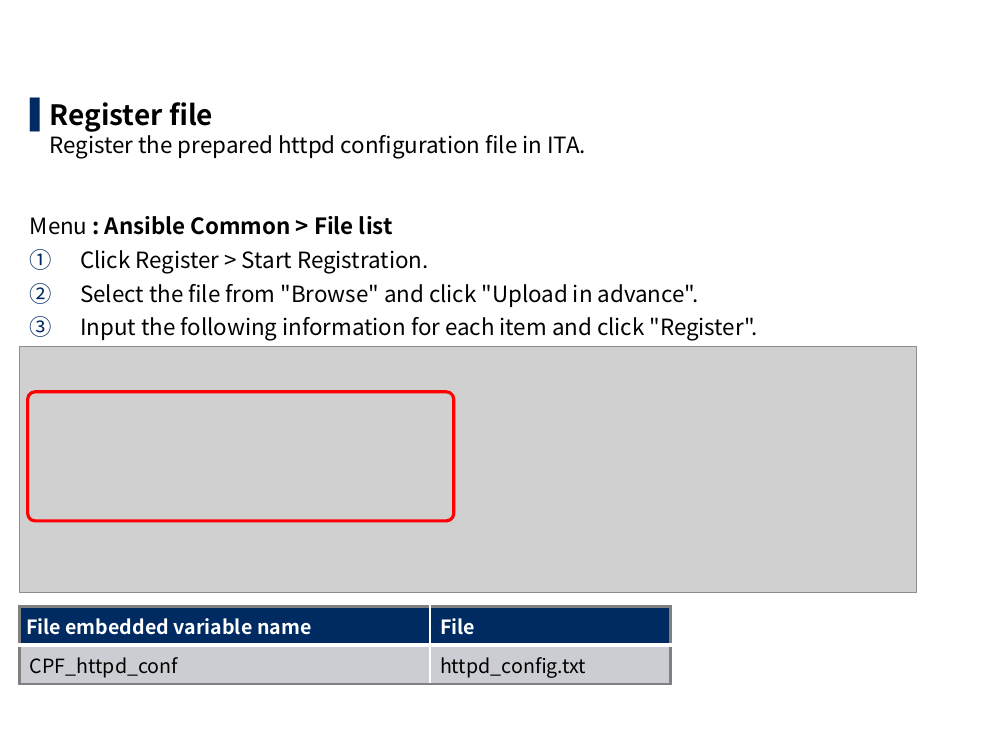
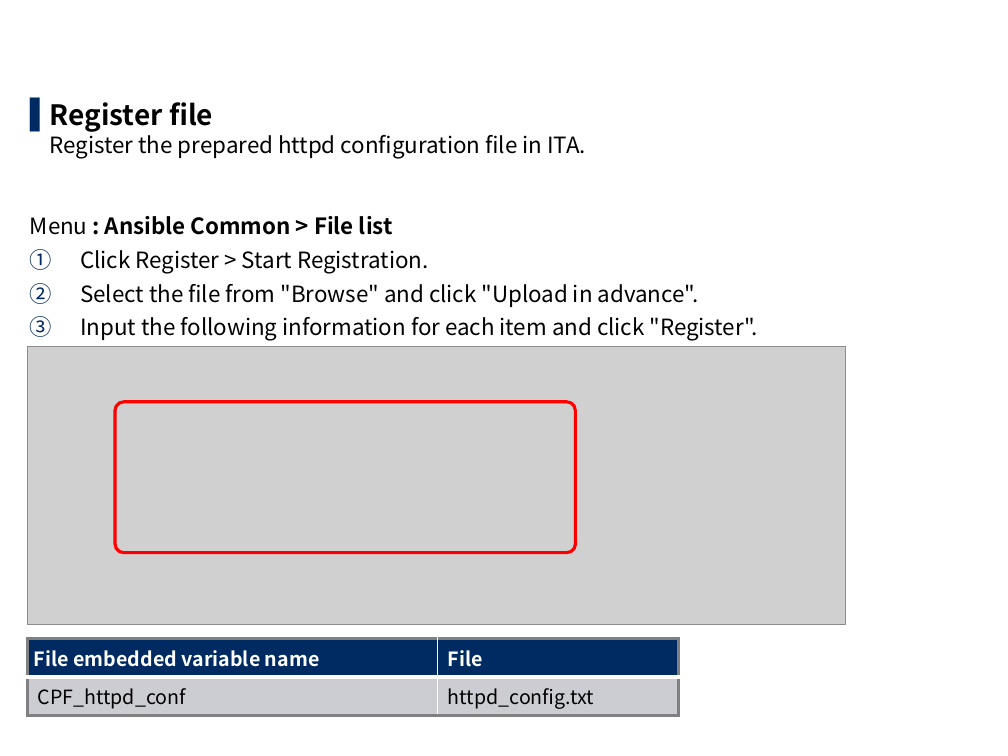
Before and after one commit to exastro-suite/it-automation-docs, a slide deck: slide 12 of asset/Learn/ITA-Ansible-Driver_en_practice.pptx. Drawn at 1008x756 pixels with LibreOffice and Linux fonts; fonts in the diff are those of the drawing; grey boxes stand for pictures; background and template pictures are left out. Boxes give left, top, right and bottom in pixels: in the first picture for what was removed or moved away, otherwise in the second. Text is boxed around its words. In the diff, an @@ line names an element or a change of style, - is before the commit and + after.

```diff
--- a/asset/Learn/ITA-Ansible-Driver_en_practice.pptx
+++ b/asset/Learn/ITA-Ansible-Driver_en_practice.pptx
@@ picture: place and size @@
-picture at (20, 346, 917, 593)
+picture at (27, 346, 845, 624)
@@ rounded rectangle: place and size @@
-rounded rectangle at (27, 392, 454, 521)
+rounded rectangle at (115, 402, 576, 553)
@@ table: place and size @@
-table at (20, 607, 671, 682)
+table at (27, 638, 678, 713)
```
Also in this commit, not shown: 29 other slides changed, 1 other file.
